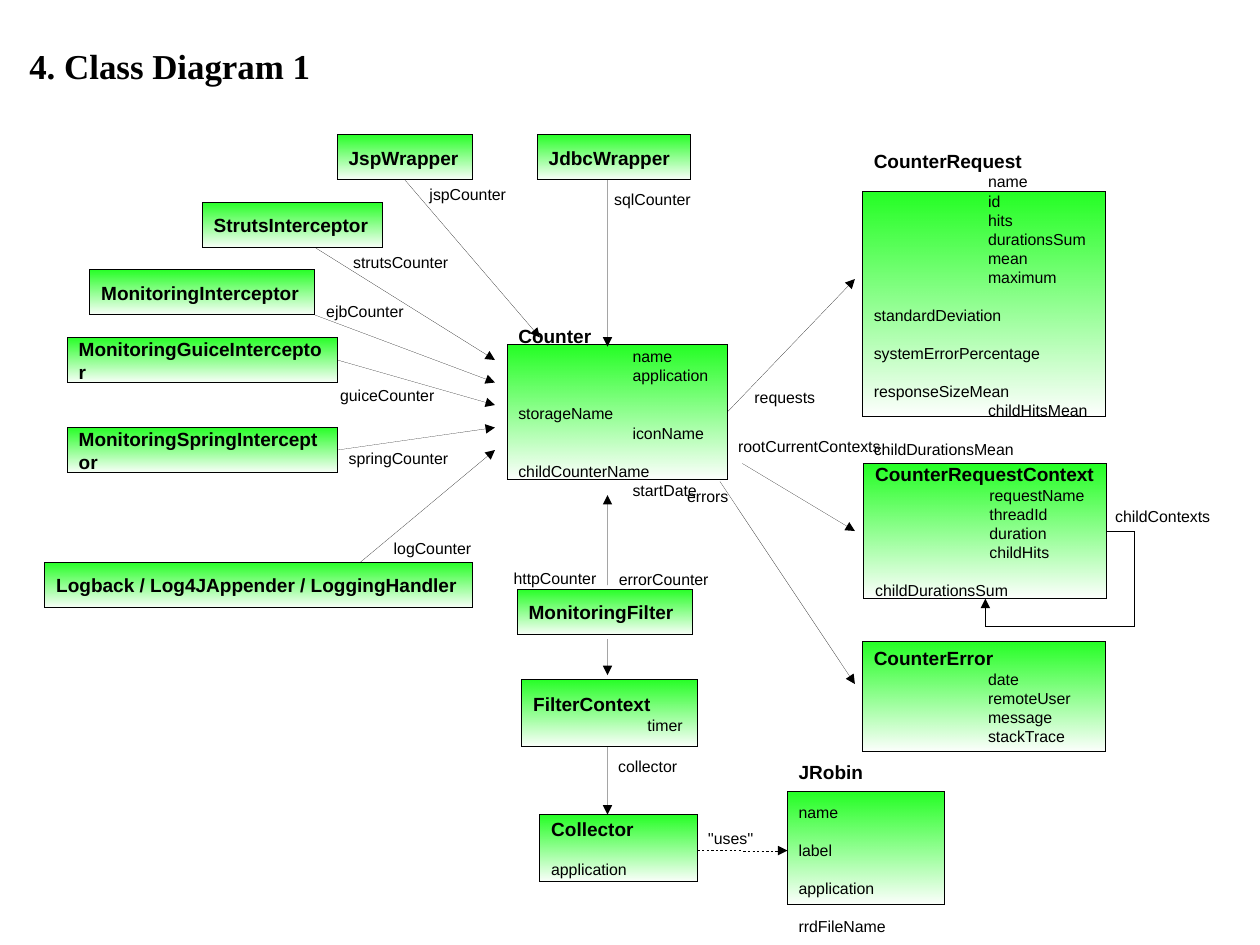
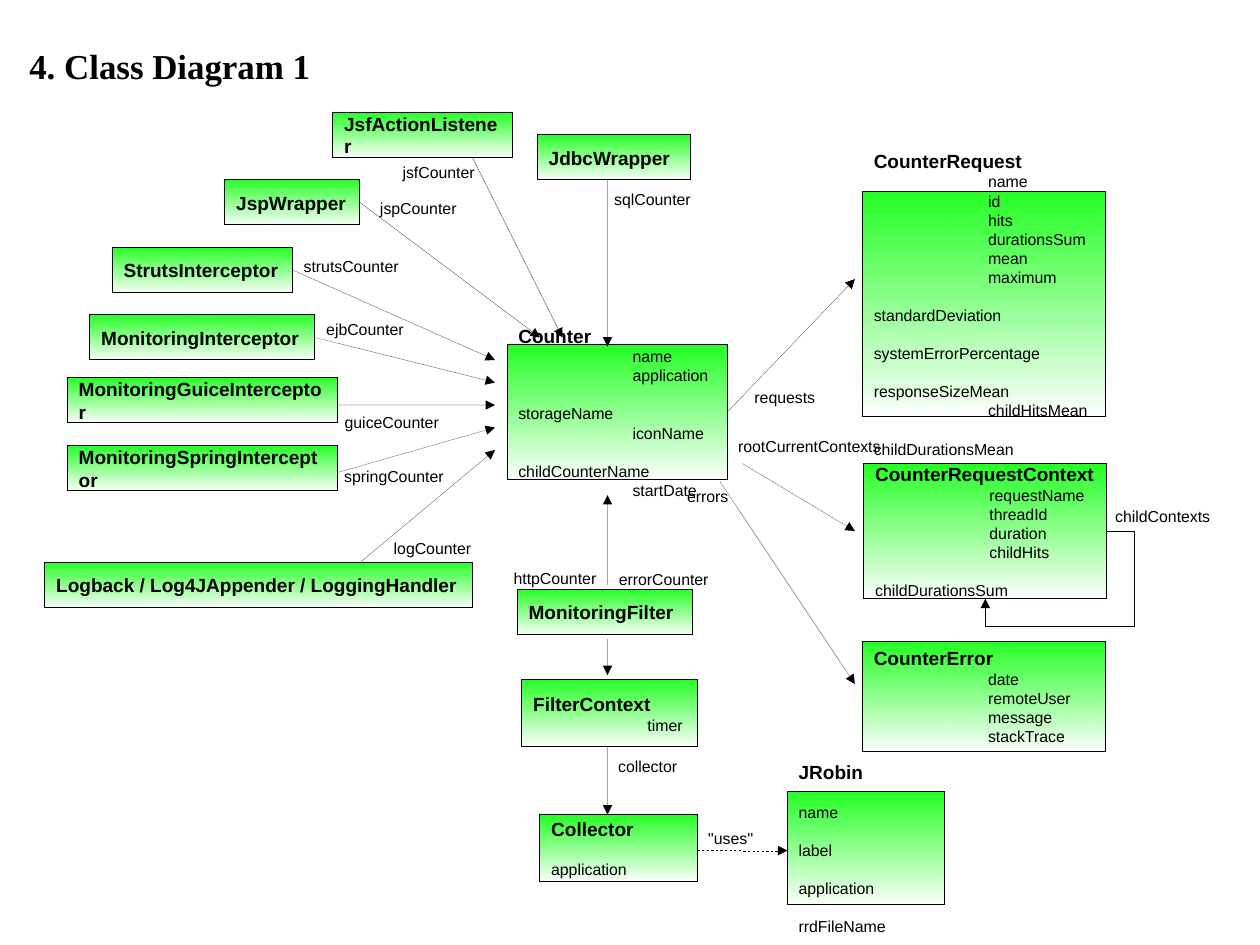
Before and after one commit to shaode/javamelody, a slide deck: slide 4 of javamelody-core/src/site/resources/Map.odp. Drawn at 1260x945 pixels with LibreOffice and Linux fonts; fonts in the diff are those of the drawing. Boxes give left, top, right and bottom in pixels: in the first picture for what was removed or moved away, otherwise in the second. Text is boxed around its words. In the diff, an @@ line names an element or a change of style, - is before the commit and + after.

Commit message:
ajout JsfActionListener et dépendance javax.faces

```diff
--- a/javamelody-core/src/site/resources/Map.odp
+++ b/javamelody-core/src/site/resources/Map.odp
@@ rectangle added at (x1=333, y1=112, x2=512, y2=157), fill gradient #23FF23, outline #000000 0 pt, 12 pt, text #000000, bold @@
+JsfActionListener
@@ text added at (x1=403, y1=166, x2=475, y2=182), 10 pt, text #000000 @@
+jsfCounter
@@ arrow added from (472, 158) to (563, 337), #000000 0 pt @@
@@ rectangle "JspWrapper" moved from (x1=337, y1=135, x2=472, y2=180) to (x1=225, y1=180, x2=360, y2=224) @@
@@ arrow moved from (405, 180) - (540, 337) to (360, 202) - (540, 337) @@
@@ text "jspCounter" moved from (x1=429, y1=188, x2=506, y2=204) to (x1=380, y1=202, x2=457, y2=218) @@
@@ text "strutsCounter" moved from (x1=353, y1=257, x2=448, y2=272) to (x1=304, y1=261, x2=399, y2=276) @@
@@ rectangle "StrutsInterceptor" moved from (x1=202, y1=202, x2=382, y2=247) to (x1=112, y1=248, x2=292, y2=293) @@
@@ arrow moved from (316, 248) - (495, 360) to (293, 270) - (495, 360) @@
@@ rectangle "MonitoringInterceptor" moved from (x1=90, y1=270, x2=316, y2=314) to (x1=90, y1=316, x2=316, y2=360) @@
@@ text "ejbCounter" moved from (x1=326, y1=305, x2=403, y2=321) to (x1=326, y1=323, x2=403, y2=339) @@
@@ arrow moved from (316, 316) - (495, 383) to (316, 337) - (495, 383) @@
@@ rectangle "MonitoringGuiceInterceptor" moved from (x1=67, y1=337, x2=337, y2=382) to (x1=67, y1=378, x2=337, y2=423) @@
@@ text "guiceCounter" moved from (x1=340, y1=389, x2=434, y2=405) to (x1=345, y1=416, x2=439, y2=432) @@
@@ arrow moved from (337, 360) - (495, 405) to (337, 405) - (495, 405) @@
@@ rectangle "MonitoringSpringInterceptor" moved from (x1=67, y1=428, x2=337, y2=472) to (x1=67, y1=446, x2=337, y2=491) @@
@@ arrow moved from (337, 450) - (495, 428) to (337, 472) - (495, 428) @@
@@ text "springCounter" moved from (x1=349, y1=452, x2=448, y2=468) to (x1=344, y1=469, x2=443, y2=486) @@
```
Also in this commit, not shown: 2 other slides changed.
